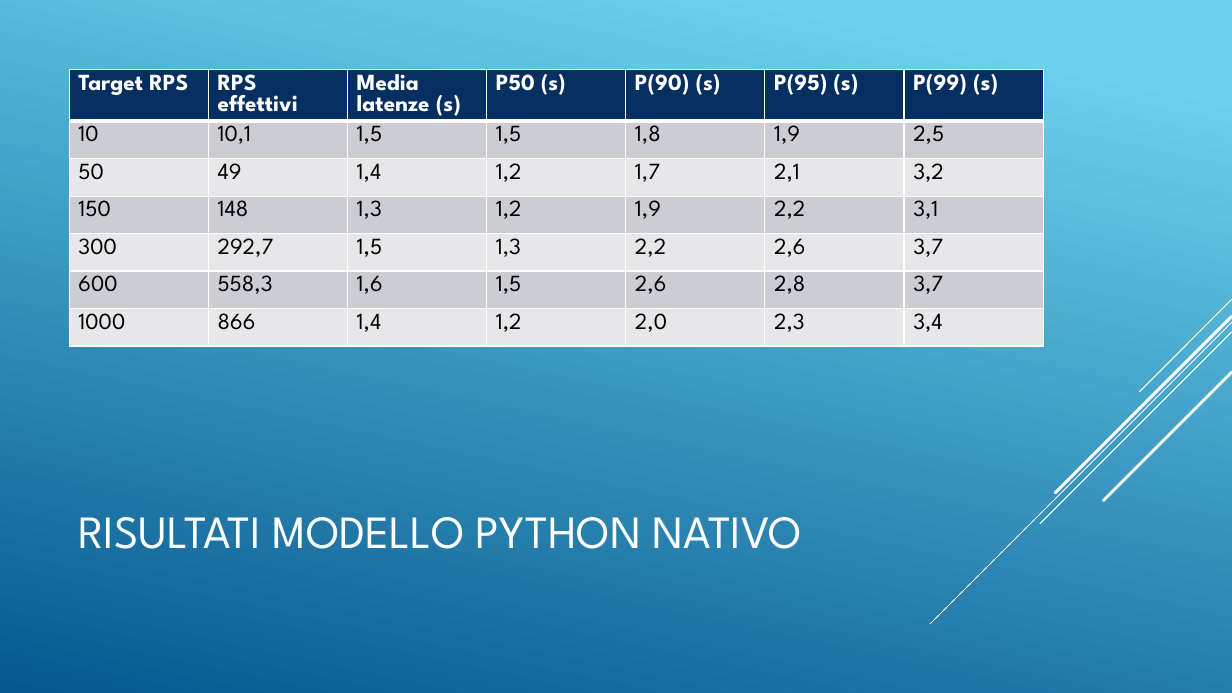
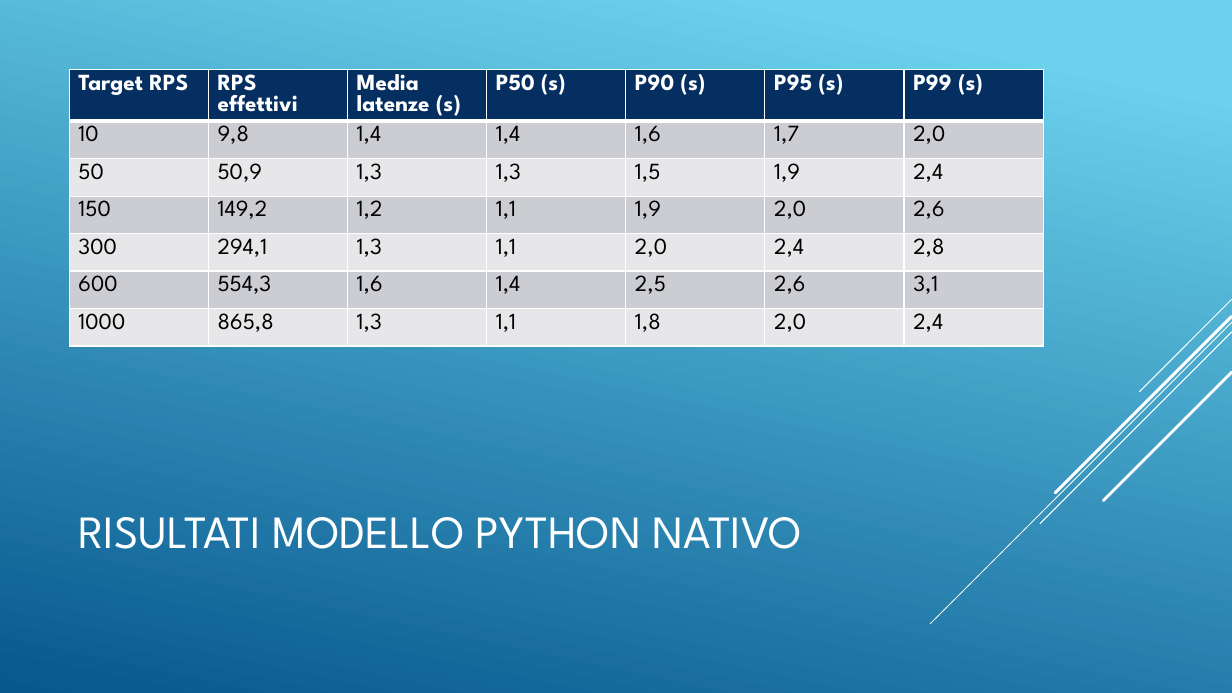
Before and after one commit to Bognanni/gsasrec-py-rust, a slide deck: slide 21 of Gsasrec.pptx. Drawn at 1232x693 pixels with LibreOffice and Linux fonts; fonts in the diff are those of the drawing. Boxes give left, top, right and bottom in pixels: in the first picture for what was removed or moved away, otherwise in the second. Text is boxed around its words. In the diff, an @@ line names an element or a change of style, - is before the commit and + after.

Commit message:
Update: add the python binding with the onnx model imported in rust

```diff
--- a/Gsasrec.pptx
+++ b/Gsasrec.pptx
@@ table at (69,69,1046,359) @@
-row 1: Target RPS | RPS effettivi | Media latenze (s) | P50 (s) | P(90) (s) | P(95) (s) | P(99) (s)
+row 1: Target RPS | RPS effettivi | Media latenze (s) | P50 (s) | P90 (s) | P95 (s) | P99 (s)
-row 2: 10 | 10,1 | 1,5 | 1,5 | 1,8 | 1,9 | 2,5
+row 2: 10 | 9,8 | 1,4 | 1,4 | 1,6 | 1,7 | 2,0
-row 3: 50 | 49 | 1,4 | 1,2 | 1,7 | 2,1 | 3,2
+row 3: 50 | 50,9 | 1,3 | 1,3 | 1,5 | 1,9 | 2,4
-row 4: 150 | 148 | 1,3 | 1,2 | 1,9 | 2,2 | 3,1
+row 4: 150 | 149,2 | 1,2 | 1,1 | 1,9 | 2,0 | 2,6
-row 5: 300 | 292,7 | 1,5 | 1,3 | 2,2 | 2,6 | 3,7
+row 5: 300 | 294,1 | 1,3 | 1,1 | 2,0 | 2,4 | 2,8
-row 6: 600 | 558,3 | 1,6 | 1,5 | 2,6 | 2,8 | 3,7
+row 6: 600 | 554,3 | 1,6 | 1,4 | 2,5 | 2,6 | 3,1
-row 7: 1000 | 866 | 1,4 | 1,2 | 2,0 | 2,3 | 3,4
+row 7: 1000 | 865,8 | 1,3 | 1,1 | 1,8 | 2,0 | 2,4
```
Also in this commit, not shown: 1 other slide changed, 3 slides added, 8 other files.
